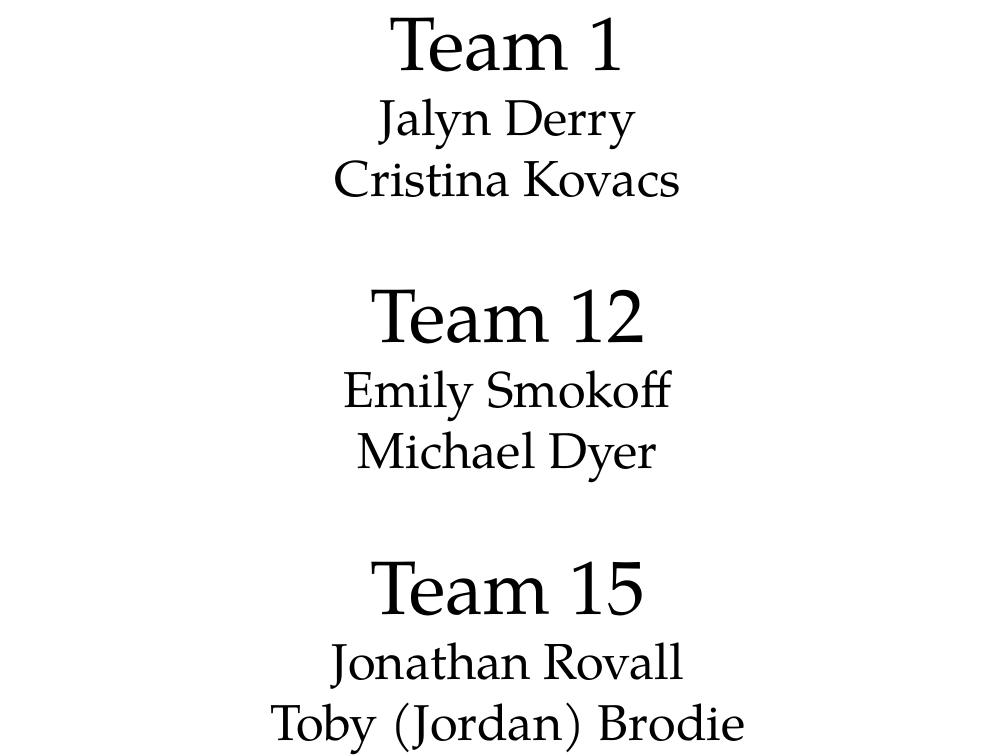
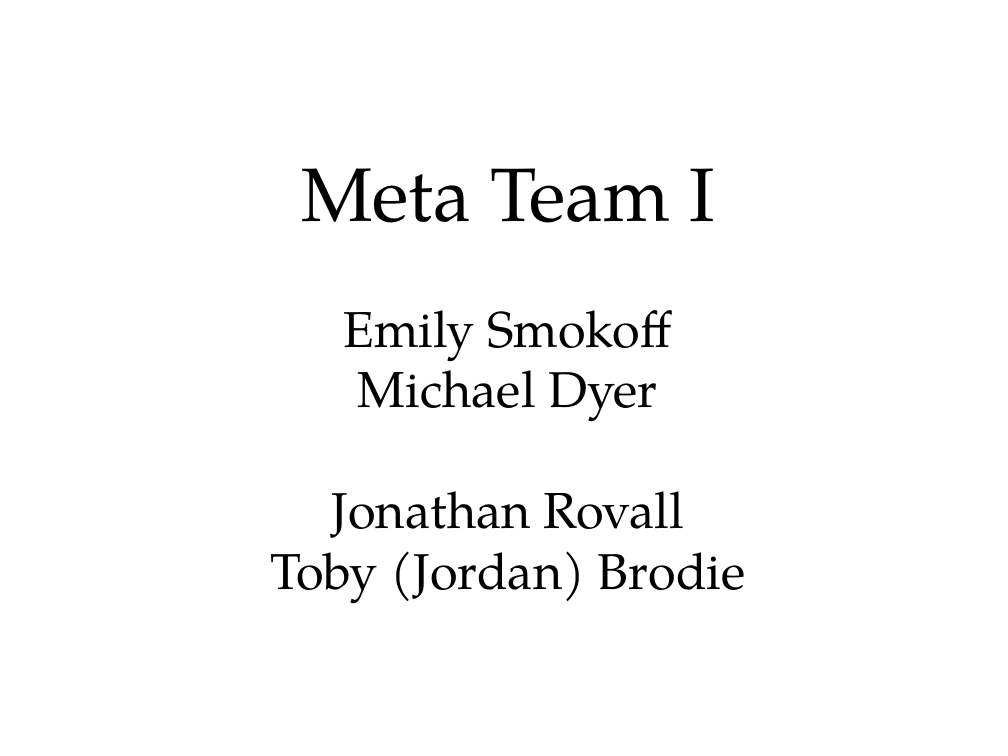
Before and after one commit to texas-robocamp/texas-robocamp.github.io, a slide deck: slide 12 of forms/robocamp_rows.odp (slide 5 before the commit). Drawn at 1008x756 pixels with LibreOffice and Linux fonts; fonts in the diff are those of the drawing; background and template pictures are left out. Boxes give left, top, right and bottom in pixels: in the first picture for what was removed or moved away, otherwise in the second. Text is boxed around its words. In the diff, an @@ line names an element or a change of style, - is before the commit and + after.

```diff
--- a/forms/robocamp_rows.odp
+++ b/forms/robocamp_rows.odp
@@ text at bbox=[301, 168, 714, 223]: text changed; size 36 to 54 pt @@
-Team 1
-Jalyn Derry
-Cristina Kovacs
-Team 12
+Meta Team I
@@ text at bbox=[371, 561, 645, 616]: paragraph removed @@
-Team 15
```
Also in this commit, not shown: 6 other slides changed, 2 slides added, 1 slide removed, 8 other files.
